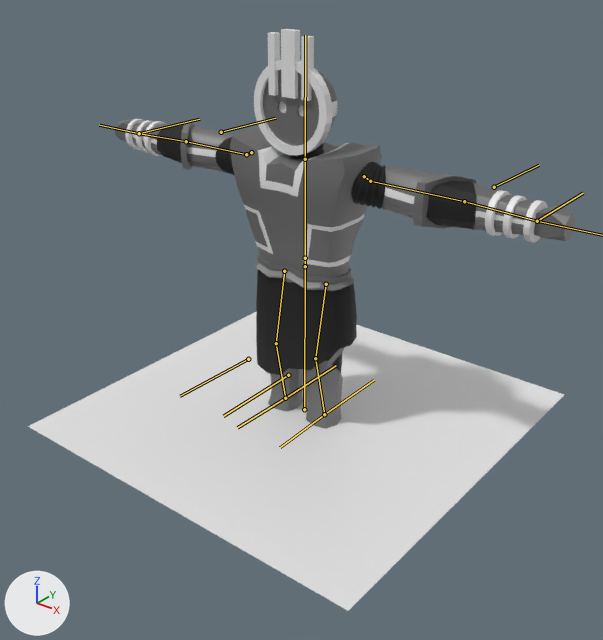
One commit to the FBX model Assets/Models/Actors/KOLOSS.fbx: the scene before it, then after it.
Rendered twice from a camera (50 mm lens) standing at (5.14, -6.49, 5.17) and looking at (0.2, -0.31, 1.34). Lighting does not change. The marker at lower left points along +X, +Y and +Z. Both versions are drawn at frame 1 of the action 'Armature|I-Pose'; the numbers are the values there. The bones that bend it are drawn over the model as lines.

In view in the first picture: 'Face', 'Floor', 'Hands', 'Head', 'Legs', 'Skirt', 'Torso'.
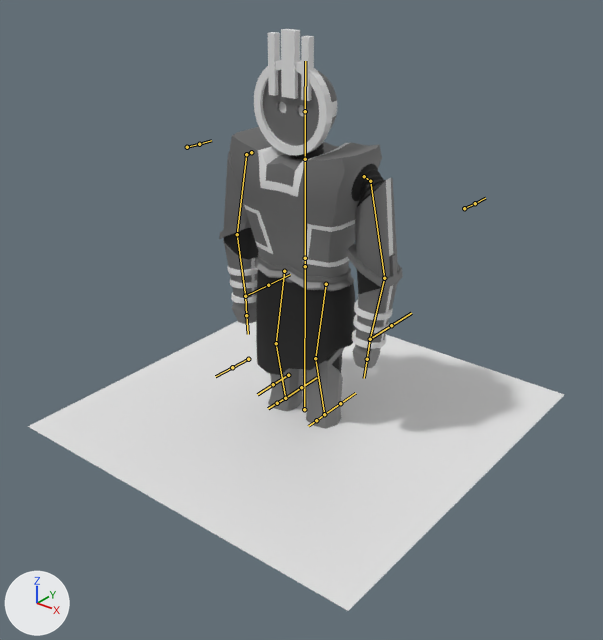
Commit message: Fixed K I-Pose

What the commit changed:
Bone 'UpperArm.L' (bone_upperarm_l) turns from (0, 0, 0) to (109, 92, 32) degrees about its own x, y and z.
Bone 'ForeArm.L' (bone_forearm_l) turns from (0, 0, 0) to (1, 0, -13) degrees about its own x, y and z.
Bone 'UpperArm.R' (bone_upperarm_r) turns from (0, 0, 0) to (109, -92, -33) degrees about its own x, y and z.
Bone 'ForeArm.R' (bone_forearm_r) turns from (0, 0, 0) to (1, 0, 13) degrees about its own x, y and z.

Changed parts and their boxes [x1, y1, x2, y2] in the pictures (603 x 640 px):
'Torso', posed (54% narrower, 26% taller): before [132, 120, 533, 291]; after [219, 127, 403, 343]
'Hands', posed: before [115, 119, 575, 243]; after [231, 293, 386, 368]
bone 'UpperArm.L', root to tip: before (370, 181) to (464, 201); after (370, 181) to (384, 278)
bone 'ForeArm.L', root to tip: before (464, 201) to (537, 221); after (384, 278) to (370, 339)
bone 'UpperArm.R', root to tip: before (246, 154) to (186, 141); after (246, 154) to (237, 234)
bone 'ForeArm.R', root to tip: before (186, 141) to (139, 133); after (237, 234) to (245, 296)
